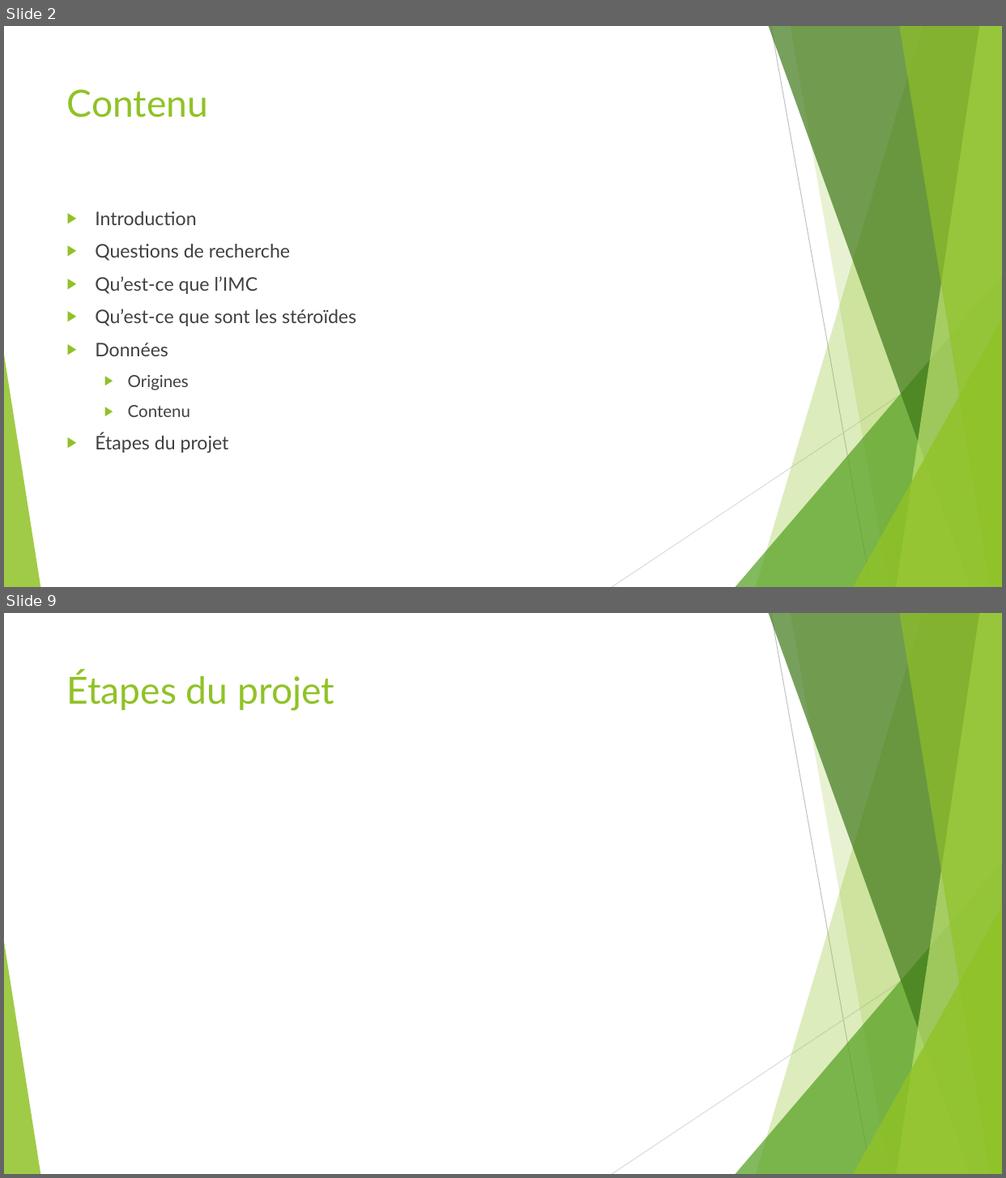
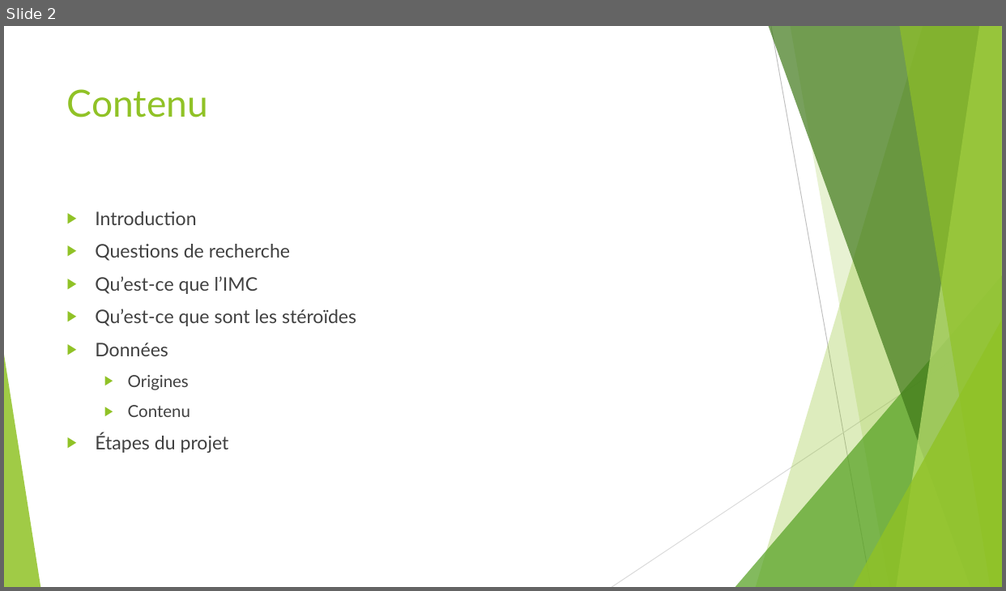
Before and after one commit to simon-baehler/LFA-Steroide, a slide deck: Presentations/Intermediaire/LFA_Baehler_Schowing_Intermédiaire.pptx. Shown one above the other, each under a label of ours: slides 2 and 9 before the commit, slide 2 after it; the slides between them are not shown. The pictures are 1006x1178 and 1006x591 pixels, drawn with LibreOffice and Linux fonts; fonts in the diff are those of the drawing. Boxes give left, top, right and bottom in pixels: in the first picture for what was removed or moved away, otherwise in the second. Text is boxed around its words. In the diff, an @@ line names an element or a change of style, - is before the commit and + after.

```diff
--- a/Presentations/Intermediaire/LFA_Baehler_Schowing_Intermédiaire.pptx
+++ b/Presentations/Intermediaire/LFA_Baehler_Schowing_Intermédiaire.pptx
@@ slide 9 removed at (4, 613, 1002, 1174), background #FFFFFF; not listed: 10 template elements that a slide beside it also shows @@
@@ title removed at (67, 671, 334, 711) @@
-Étapes du projet
```
Also in this commit, not shown: 4 slides changed, 6 slides added, 2 other slides removed.
